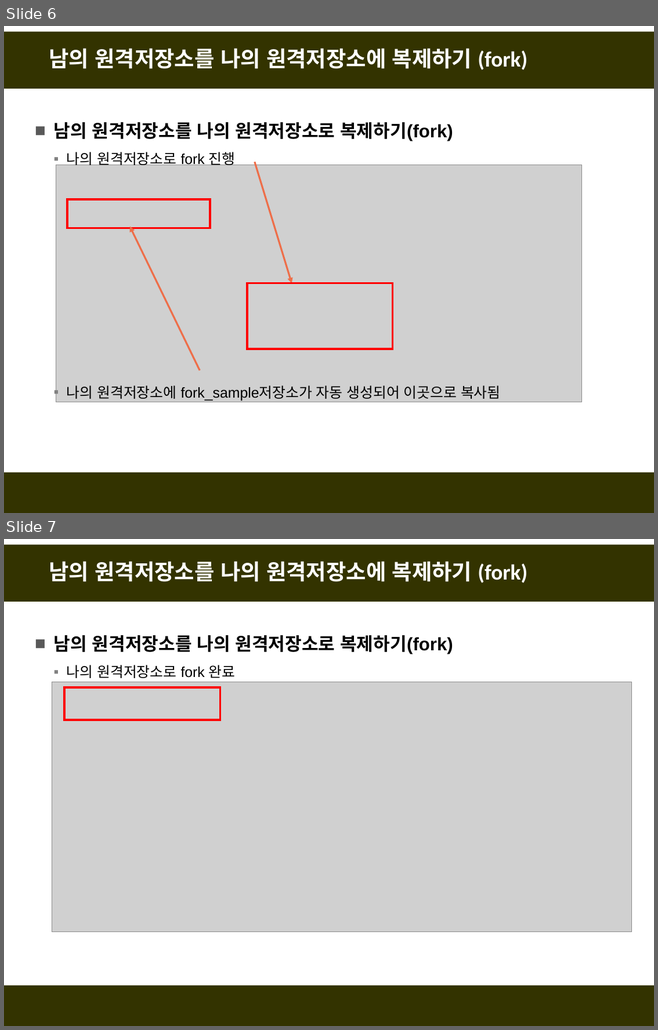
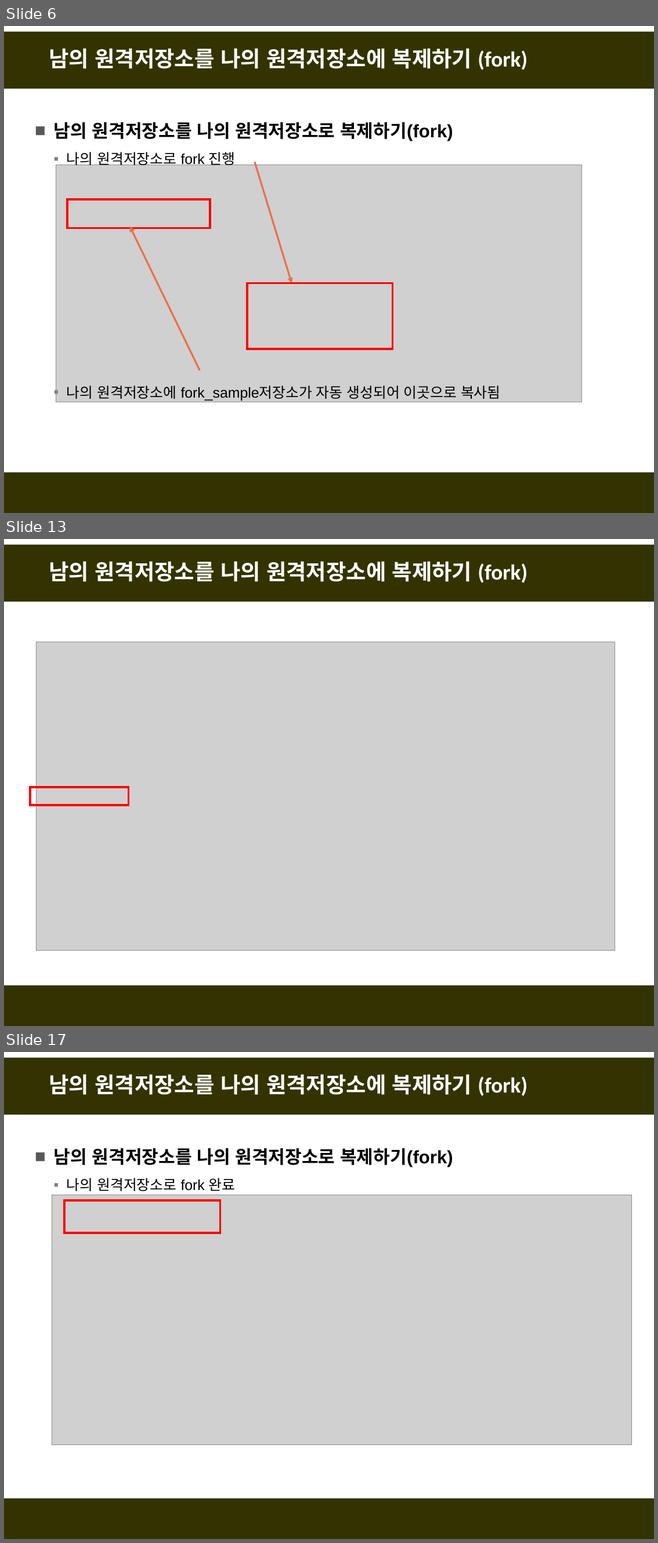
Before and after one commit to fasthill/github-lecture, a slide deck: git및github첫걸음3-원격저장소이용.pptx. Shown one above the other, each under a label of ours: slides 6 and 7 before the commit, slides 6, 13 and 17 after it; the slides between them are not shown. The pictures are 658x1030 and 658x1543 pixels, drawn with LibreOffice and Linux fonts; fonts in the diff are those of the drawing; grey boxes stand for pictures. Boxes give left, top, right and bottom in pixels: in the first picture for what was removed or moved away, otherwise in the second. Text is boxed around its words. In the diff, an @@ line names an element or a change of style, - is before the commit and + after.

```diff
--- a/git및github첫걸음3-원격저장소이용.pptx
+++ b/git및github첫걸음3-원격저장소이용.pptx
@@ slide 13 added at [4, 539, 654, 1026], background #FFFFFF; not listed: 2 template elements that a slide beside it also shows @@
@@ title added at [49, 561, 527, 583], 24 pt, text #FFFFFF, bold @@
+남의 원격저장소를 나의 원격저장소에 복제하기 (fork)
@@ picture added at [36, 642, 615, 951] @@
@@ rectangle added at [30, 787, 128, 805], outline #FF0000 2.25 pt @@
@@ what was slide 7 is now slide 17 @@
```
Also in this commit, not shown: 2 slides changed, 9 other slides added.
